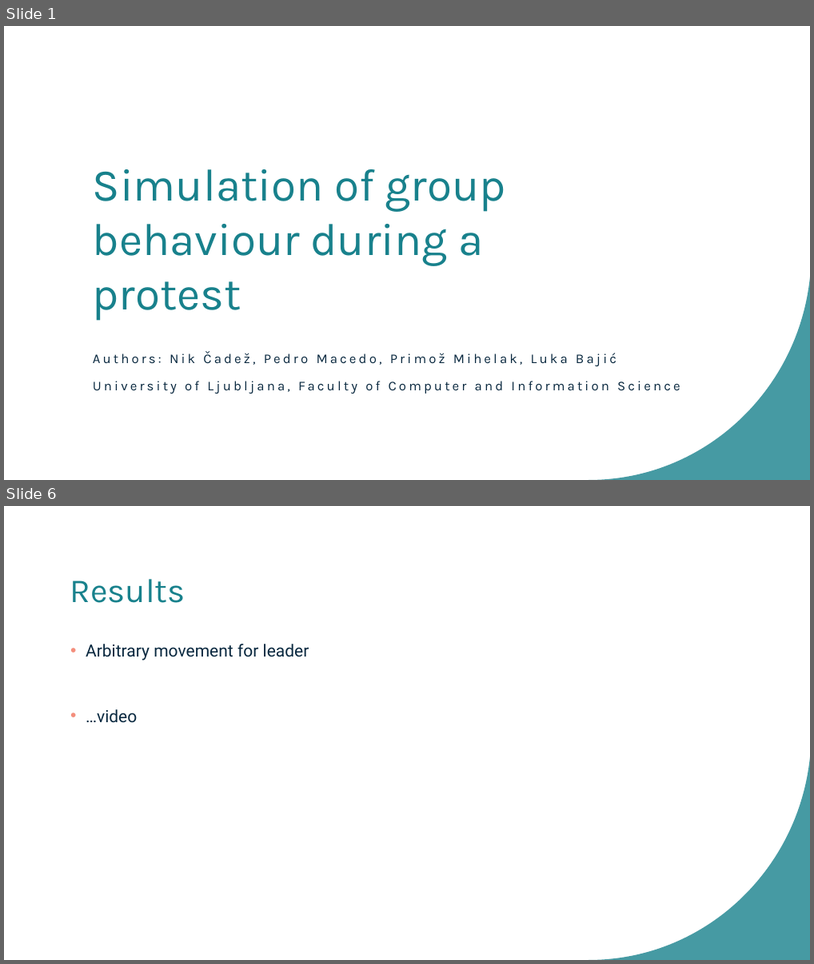
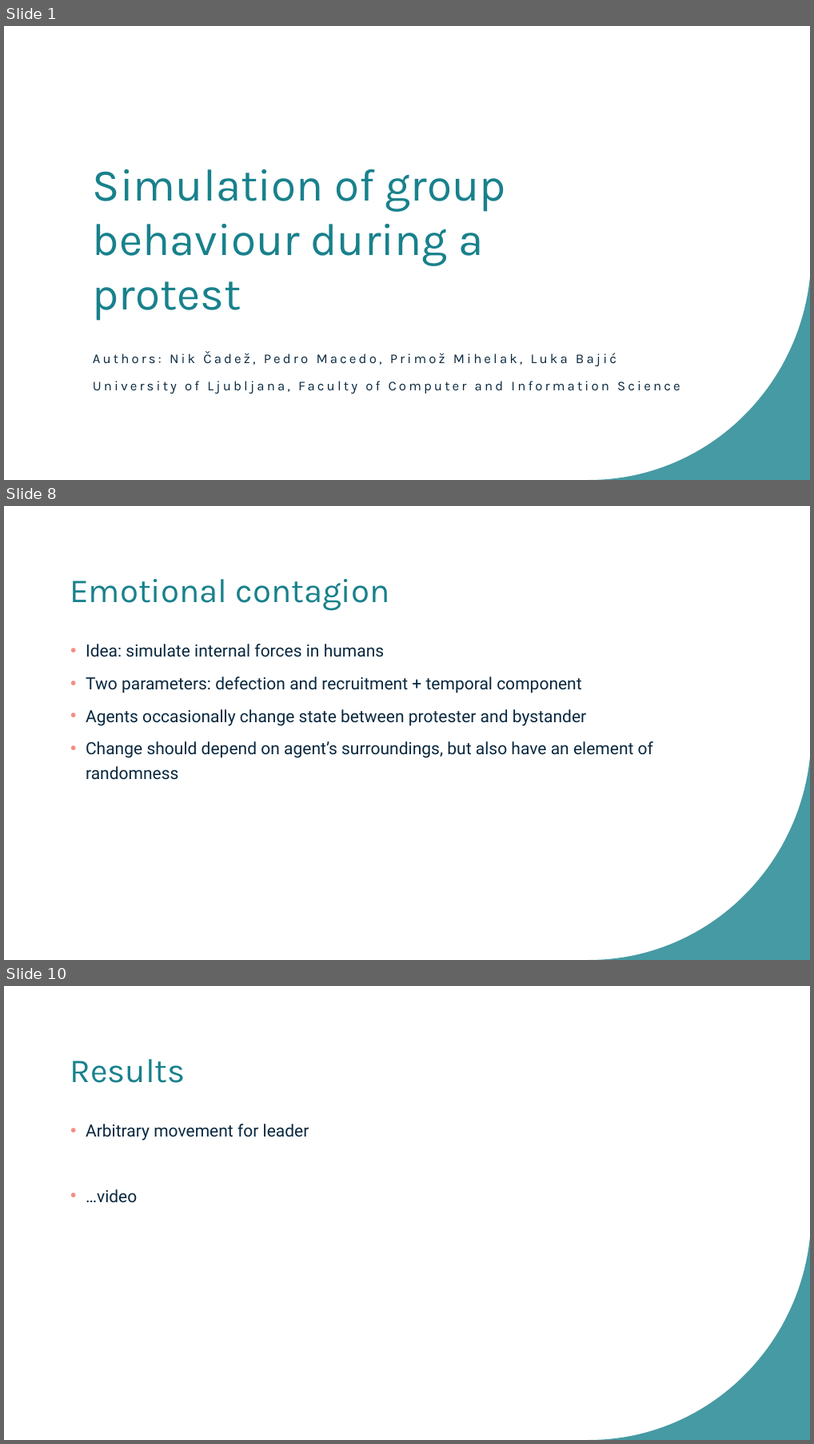
Before and after one commit to bajicluka01/CollectiveBehaviour-GroupA, a slide deck: GroupA-presentation.pptx. Shown one above the other, each under a label of ours: slides 1 and 6 before the commit, slides 1, 8 and 10 after it; the slides between them are not shown. The pictures are 814x964 and 814x1444 pixels, drawn with LibreOffice and Linux fonts; fonts in the diff are those of the drawing. Boxes give left, top, right and bottom in pixels: in the first picture for what was removed or moved away, otherwise in the second. Text is boxed around its words. In the diff, an @@ line names an element or a change of style, - is before the commit and + after.

```diff
--- a/GroupA-presentation.pptx
+++ b/GroupA-presentation.pptx
@@ slide 8 added at box(4, 506, 810, 960), background #FFFFFF; not listed: 1 template element that a slide beside it also shows @@
@@ title added at box(70, 579, 390, 611), 40 pt, text #18818C @@
+Emotional contagion
@@ text added at box(86, 644, 654, 780), 20 pt, text #09283F @@
+• Idea: simulate internal forces in humans
+• Two parameters: defection and recruitment + temporal component
+• Agents occasionally change state between protester and bystander
+• Change should depend on agent’s surroundings, but also have an element of randomness
@@ what was slide 6 is now slide 10 @@
```
Also in this commit, not shown: 5 slides changed, 3 other slides added.
